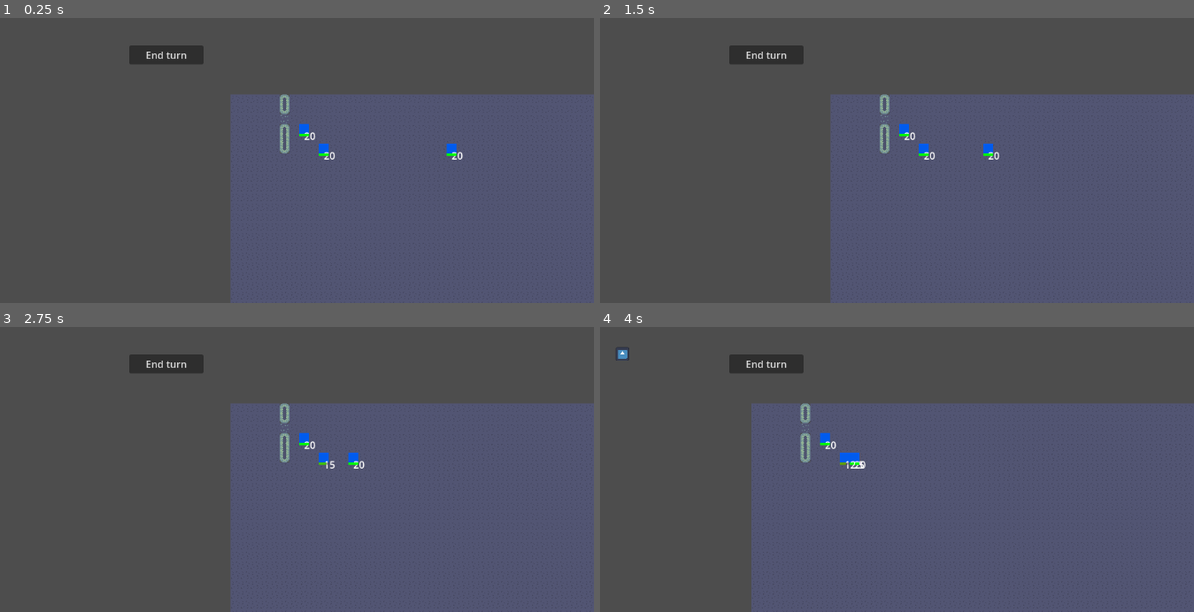
Above: before the commit, frames 1-4 (two rows, left to right).
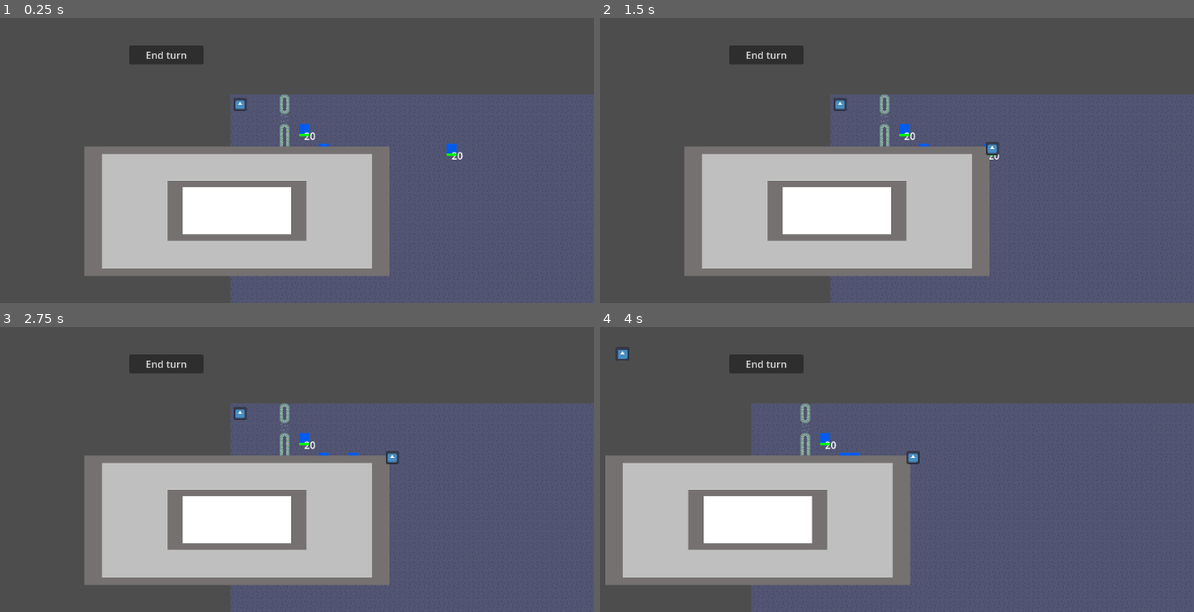
Above: after the commit, the same moments.

Repository: MrGutierValverde/Oderon
Game: Godot game, scene res://wold/testmap.tscn
Two runs of this game, one before a commit and one after it. Both use one fixed random seed, a clock stepped at 60 frames per second and the inputs below. The engine's default icon, where the game draws it, is replaced by a stand-in: a white triangle on a blue panel in a dark square.
Inputs (mouse positions are in pixels of both pictures, inside the frame that each line leads up to):
- Up to frame 1 (0.25 s): no input
- Up to frame 2 (1.5 s): click "End turn" at 0.5 s; tap Enter at 1.25 s; drag from (902, 129) to (outside the picture) at 1.27 s
- Up to frame 3 (2.75 s): drag from (326, 458) to (207, 492) at 2.02 s
- Up to frame 4 (4 s): tap Space at 2.75 s; move the mouse to (outside the picture) at 2.77 s; hold D (move_right) 2.78-3.5 s; hold I (open_inentory) 2.78-3.5 s; click (outside the picture) at 3.05 s; drag from (766, 412) to (629, 352) at 3.52 s

The runs differ from the first frame. In frame 1, 23% of the frame differs, in the area x 14-66%, y 27-91%; in frame 2, 23%, in the area x 14-68%, y 27-91%; in frame 3, 23%; in frame 4, 23%.

Commit message:
equipped items actually do something, next to do: make it so items know if a slot is in use and change with the item in that slot

Diff:
--- a/Items/generic__sword.gd
+++ b/Items/generic__sword.gd
@@ -29,6 +29,9 @@
 		if Input.is_action_pressed("left_click"):
 			global_position = get_global_mouse_position()-offset
 		elif Input.is_action_just_released("left_click"):
+			if body_ref != null:
+				if not body_ref.is_in_group("Inventory_container"):
+					body_ref.get_parent().get_parent().equip_item(self)
 			Global.is_dragging = false
 			var tween = get_tree().create_tween()
 			if is_inside_droppeable:
@@ -38,10 +41,22 @@
 
 
 func _on_area_2d_body_entered(body: Node2D) -> void:
-	if body.is_in_group("Droppeable") and body.slot == slot:
+	if body.is_in_group("Inventory_container"):
+		if body_ref != null:
+			if body_ref.is_in_group("Droppeable") and not body_ref.is_in_group("Inventory_container"):
+				body_ref.get_parent().get_parent().unequip_item(self)
 		is_inside_droppeable = true
 		#body.modulate = Color(Color.BLUE,1)
 		body_ref = body
+		call_deferred("reparent",body)
+	elif body.is_in_group("Droppeable") and body.slot == slot:
+		if body_ref != null:
+			if body_ref.is_in_group("Droppeable") and not body_ref.is_in_group("Inventory_container"):
+				body_ref.get_parent().get_parent().unequip_item(self)
+		is_inside_droppeable = true
+		#body.modulate = Color(Color.BLUE,1)
+		body_ref = body
+		call_deferred("reparent",body)
 
 
 func _on_area_2d_body_exited(body: Node2D) -> void:
--- a/character.gd
+++ b/character.gd
@@ -36,8 +36,7 @@
 	"right_hand" = "",
 	"left_hand" = "",
 	"belt" = "",
-	"right_leg" = "",
-	"left_leg" = "",
+	"legs" = "",
 	"ring_1" = "",
 	"ring_2" = "",
 }
--- a/characters/character.tscn
+++ b/characters/character.tscn
@@ -1,12 +1,12 @@
-[gd_scene load_steps=3 format=3 uid="uid://bickx8aqpeu5v"]
+[gd_scene format=3 uid="uid://bickx8aqpeu5v"]
 
 [ext_resource type="Script" uid="uid://cb7t4avb3qn6x" path="res://character.gd" id="1_54qew"]
 [ext_resource type="Script" uid="uid://4cho03evjpor" path="res://characters/test.gd" id="2_qqr4u"]
 
-[node name="Character" type="Node2D"]
+[node name="Character" type="Node2D" unique_id=331593572]
 script = ExtResource("1_54qew")
 
-[node name="Label" type="Label" parent="."]
+[node name="Label" type="Label" parent="." unique_id=1867422879]
 offset_right = 40.0
 offset_bottom = 23.0
 text = "0"
--- a/characters/playable_character.tscn
+++ b/characters/playable_character.tscn
@@ -8,7 +8,6 @@
 [ext_resource type="PackedScene" uid="uid://b58ntixnihau2" path="res://characters/skills/basic_ranged_hit.tscn" id="5_b0okd"]
 [ext_resource type="Script" uid="uid://b4yctoc8y4vuv" path="res://characters/scripts/skill_scripts/skill_bar.gd" id="7_ag48d"]
 [ext_resource type="Script" uid="uid://cbr4lmyicvvtw" path="res://characters/skill_slot.gd" id="7_yb0gv"]
-[ext_resource type="PackedScene" uid="uid://dlkg7e1h4nh75" path="res://Items/generic__sword.tscn" id="9_10t3e"]
 
 [sub_resource type="RectangleShape2D" id="RectangleShape2D_cne60"]
 size = Vector2(16, 16)
@@ -86,8 +85,6 @@
 [node name="Equipment" type="Node2D" parent="." unique_id=260112924]
 visible = false
 
-[node name="Generic _sword" parent="Equipment" unique_id=110108916 instance=ExtResource("9_10t3e")]
-
 [node name="ItemSlots" type="Node2D" parent="." unique_id=1846502075]
 visible = false
 
--- a/characters/scripts/playable_character.gd
+++ b/characters/scripts/playable_character.gd
@@ -30,7 +30,7 @@
 
 func update_equipment_slots():
 	var slot_distance = 0
-	for part in body_parts:
+	for part in equipment_slots:
 		var slot_scene = preload("res://characters/utils/item_slot.tscn")
 		var slot = slot_scene.instantiate()
 		print(part)
@@ -49,6 +49,16 @@
 func inventory_disabler(inventory_state):
 		for slot in item_slots.get_children():
 			slot.get_child(0).disabled = inventory_state
+func equip_item(item):
+	print("Equipped item", item.name)
+	temporary_modifiers[item.slot] = item.modifiers
+	equipment_slots[item.slot] = item.name
+	temporary_modifiers_changed()
+func unequip_item(item):
+	print("Unequipped item", item.name)
+	temporary_modifiers[item.slot] = {}
+	equipment_slots[item.slot] = ""
+	temporary_modifiers_changed()
 func _ready():
 	update_equipment_slots()
 	inventory_disabler(true)
--- a/project.godot
+++ b/project.godot
@@ -26,6 +26,7 @@
 [global_group]
 
 Droppeable=""
+Inventory_container=""
 
 [input]
 
--- a/wold/testmap.tscn
+++ b/wold/testmap.tscn
@@ -8,6 +8,7 @@
 [ext_resource type="Script" uid="uid://dwauoqigkvwyv" path="res://wold/camera.gd" id="6_pvu10"]
 [ext_resource type="Script" uid="uid://diosnmrlhdk6w" path="res://wold/camera_target.gd" id="6_rcpit"]
 [ext_resource type="PackedScene" uid="uid://dlkg7e1h4nh75" path="res://Items/generic__sword.tscn" id="8_ludvf"]
+[ext_resource type="Texture2D" uid="uid://dllncx20vmk2w" path="res://characters/utils/box.png" id="9_rymrh"]
 
 [sub_resource type="TileSetAtlasSource" id="TileSetAtlasSource_vmrrh"]
 texture = ExtResource("1_1v4vq")
@@ -77,6 +78,9 @@
 
 [sub_resource type="RectangleShape2D" id="RectangleShape2D_12d44"]
 size = Vector2(16, 32)
+
+[sub_resource type="RectangleShape2D" id="RectangleShape2D_ilubb"]
+size = Vector2(493, 210)
 
 [node name="testmap" type="Node2D" unique_id=976003277]
 script = ExtResource("1_12d44")
@@ -150,8 +154,22 @@
 text = "End turn"
 
 [node name="Inventory" type="Node2D" parent="." unique_id=779513736]
-visible = false
 
 [node name="Generic_sword" parent="Inventory" unique_id=1973998971 instance=ExtResource("8_ludvf")]
 
+[node name="RigidBody2D" type="RigidBody2D" parent="Inventory" unique_id=844316118 groups=["Droppeable", "Inventory_container"]]
+position = Vector2(-5, 175)
+collision_layer = 128
+collision_mask = 128
+gravity_scale = 0.0
+
+[node name="CollisionShape2D" type="CollisionShape2D" parent="Inventory/RigidBody2D" unique_id=1234304418]
+position = Vector2(-0.5, 0)
+shape = SubResource("RectangleShape2D_ilubb")
+
+[node name="Sprite2D" type="Sprite2D" parent="Inventory/RigidBody2D" unique_id=246463136]
+position = Vector2(-0.50000006, -0.5)
+scale = Vector2(0.994, 0.42200002)
+texture = ExtResource("9_rymrh")
+
 [connection signal="pressed" from="CanvasLayer/interface/Button" to="." method="_on_button_pressed"]
